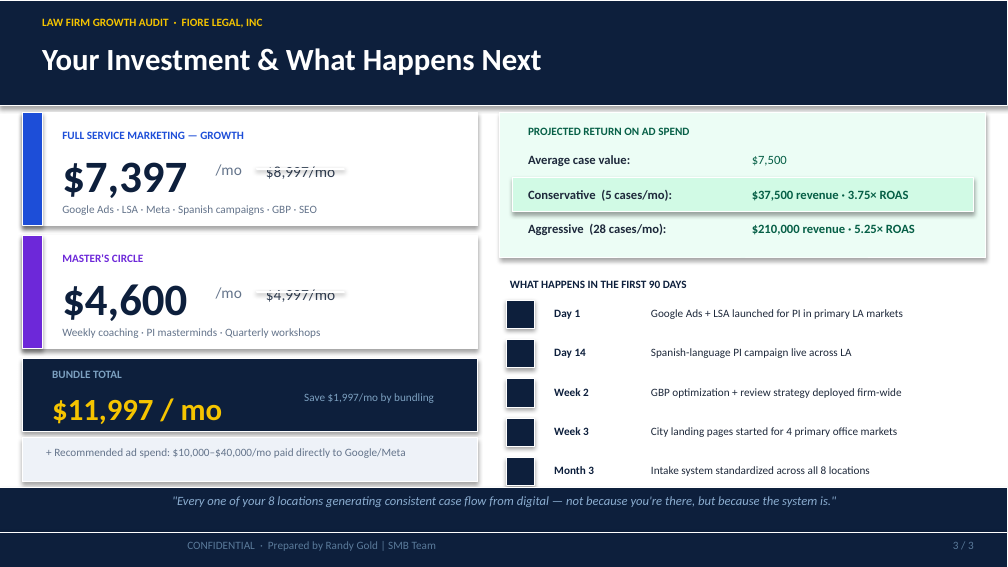
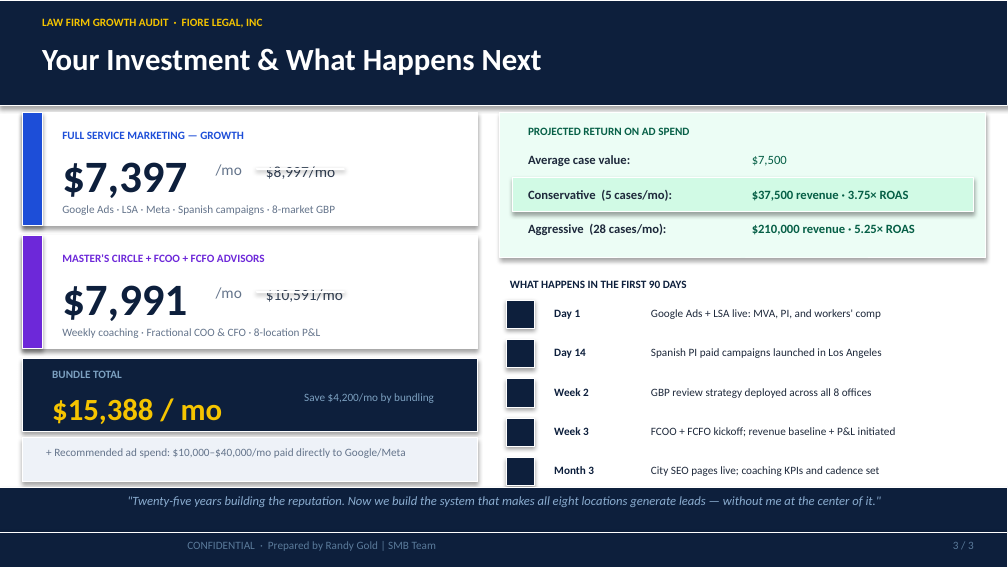
Before and after one commit to SMB-Team-Technology/workwith-smbteam, a slide deck: slide 3 of fiore-legal/FioreLegal_July1_2026_Proposal.pptx. Drawn at 1008x567 pixels with LibreOffice and Linux fonts; fonts in the diff are those of the drawing. Boxes give left, top, right and bottom in pixels: in the first picture for what was removed or moved away, otherwise in the second. Text is boxed around its words. In the diff, an @@ line names an element or a change of style, - is before the commit and + after.

```diff
--- a/fiore-legal/FioreLegal_July1_2026_Proposal.pptx
+++ b/fiore-legal/FioreLegal_July1_2026_Proposal.pptx
@@ text at (62, 205, 335, 215): text changed @@
-Google Ads · LSA · Meta · Spanish campaigns · GBP · SEO
+Google Ads · LSA · Meta · Spanish campaigns · 8-market GBP
@@ text at (62, 254, 265, 262): text changed @@
-MASTER'S CIRCLE
+MASTER'S CIRCLE + FCOO + FCFO ADVISORS
@@ text at (62, 285, 187, 321): text changed @@
-$4,600
+$7,991
@@ text at (266, 289, 343, 302): text changed @@
-$4,997/mo
+$10,591/mo
@@ text at (62, 328, 320, 338): text changed @@
-Weekly coaching · PI masterminds · Quarterly workshops
+Weekly coaching · Fractional COO & CFO · 8-location P&L
@@ text at (651, 309, 881, 319): text changed @@
-Google Ads + LSA launched for PI in primary LA markets
+Google Ads + LSA live: MVA, PI, and workers' comp
@@ text at (651, 348, 882, 358): text changed @@
-Spanish-language PI campaign live across LA
+Spanish PI paid campaigns launched in Los Angeles
@@ text at (651, 388, 872, 398): text changed @@
-GBP optimization + review strategy deployed firm-wide
+GBP review strategy deployed across all 8 offices
@@ text at (52, 398, 223, 424): text changed @@
-$11,997 / mo
+$15,388 / mo
@@ text at (304, 393, 434, 403): text changed @@
-Save $1,997/mo by bundling
+Save $4,200/mo by bundling
@@ text at (651, 427, 896, 436): text changed @@
-City landing pages started for 4 primary office markets
+FCOO + FCFO kickoff; revenue baseline + P&L initiated
@@ text at (651, 466, 880, 476): text changed @@
-Intake system standardized across all 8 locations
+City SEO pages live; coaching KPIs and cadence set
@@ text at (127, 496, 881, 507): text changed @@
-"Every one of your 8 locations generating consistent case flow from digital — not because you're there, but because the system is."
+"Twenty-five years building the reputation. Now we build the system that makes all eight locations generate leads — without me at the center of it."
```
Also in this commit, not shown: 2 other slides changed, 1 other file.
